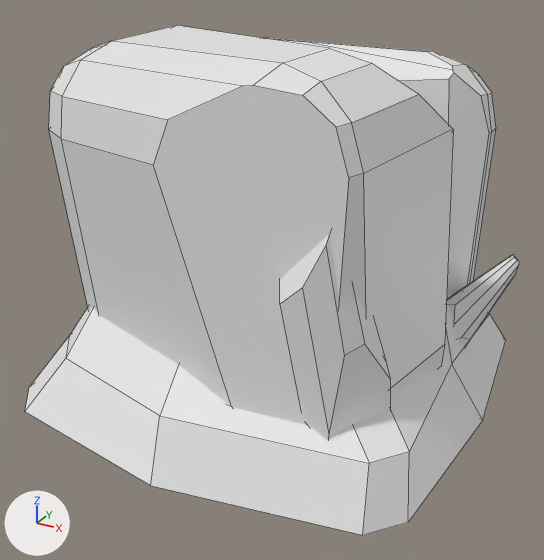
Renders of the FBX model Client/UnityProject/Assets/EntityArts/Boxes/IceBox/IceBox.fbx from each side of a commit.
Rendered twice from a 50 mm camera at (1.93, -3.72, 2.43) aimed at (-0.01, -0.18, 0.66). Lighting does not change. The marker at lower left points along +X, +Y and +Z. Mesh edges are drawn as thin lines.

Names of what the first picture shows: 'Icebox.002'.
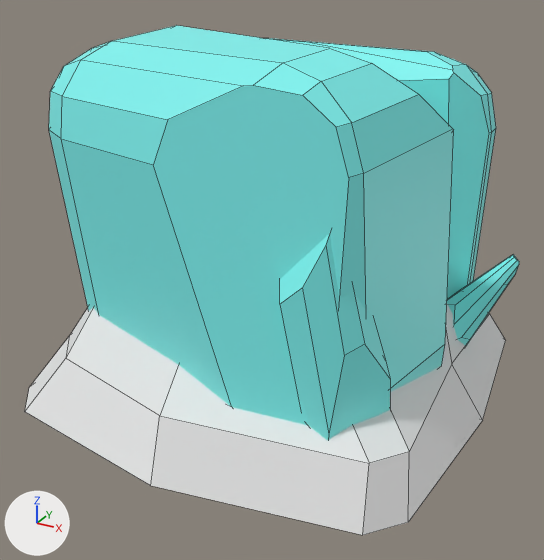
Pixel boxes (x1, y1, x2, y2) of what changed, in the pictures (544 x 560 px):
part 1 of me_cube_014, recoloured (white to cyan)
    both: (49, 25, 519, 440)

The change in detail:
Material 'Material.005' (mat_material_005) is new.
Its base color is (0.216, 0.926, 0.899) (cyan #80f7f3).
Material 'Material.006' (mat_material_006) is new.
Its base color is (0.8, 0.8, 0.8) (white #e7e7e7).
me_cube_014 has 295 vertices, 217 faces and spans x -1.39..1.25, y -1.37..1.3, z -0.02..2.04.
me_cube_014 is used by ob_icebox_002; location (0.0, 0.0, 0.0).
me_cube_014 part 1: 161 of the faces centred in x -1.36..1.23, y -1.05..1.11, z 0.0..2.01 switch from no material to mat_material_005 (cyan #80f6f3).
me_cube_014 now uses material mat_material_006 (white #e7e7e7).
